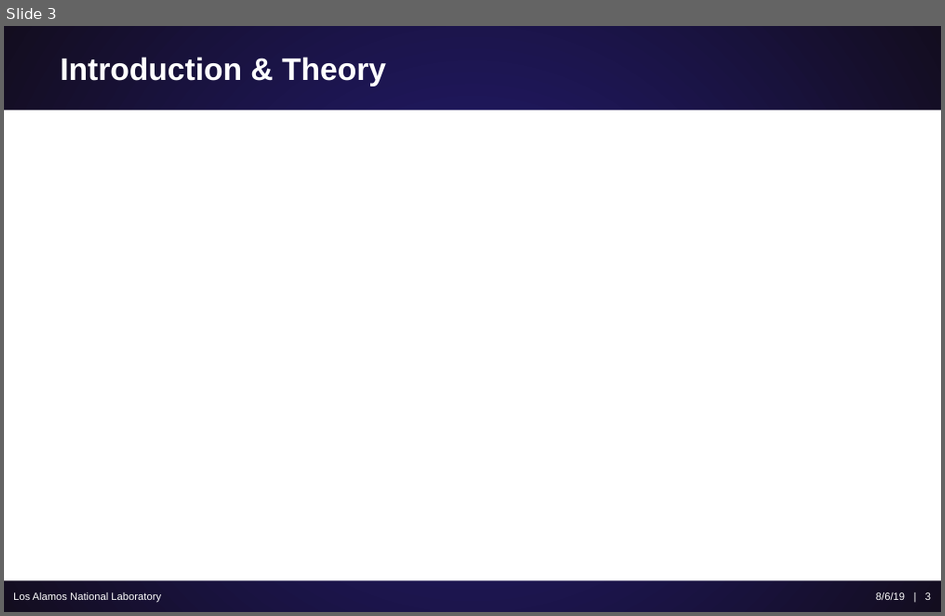
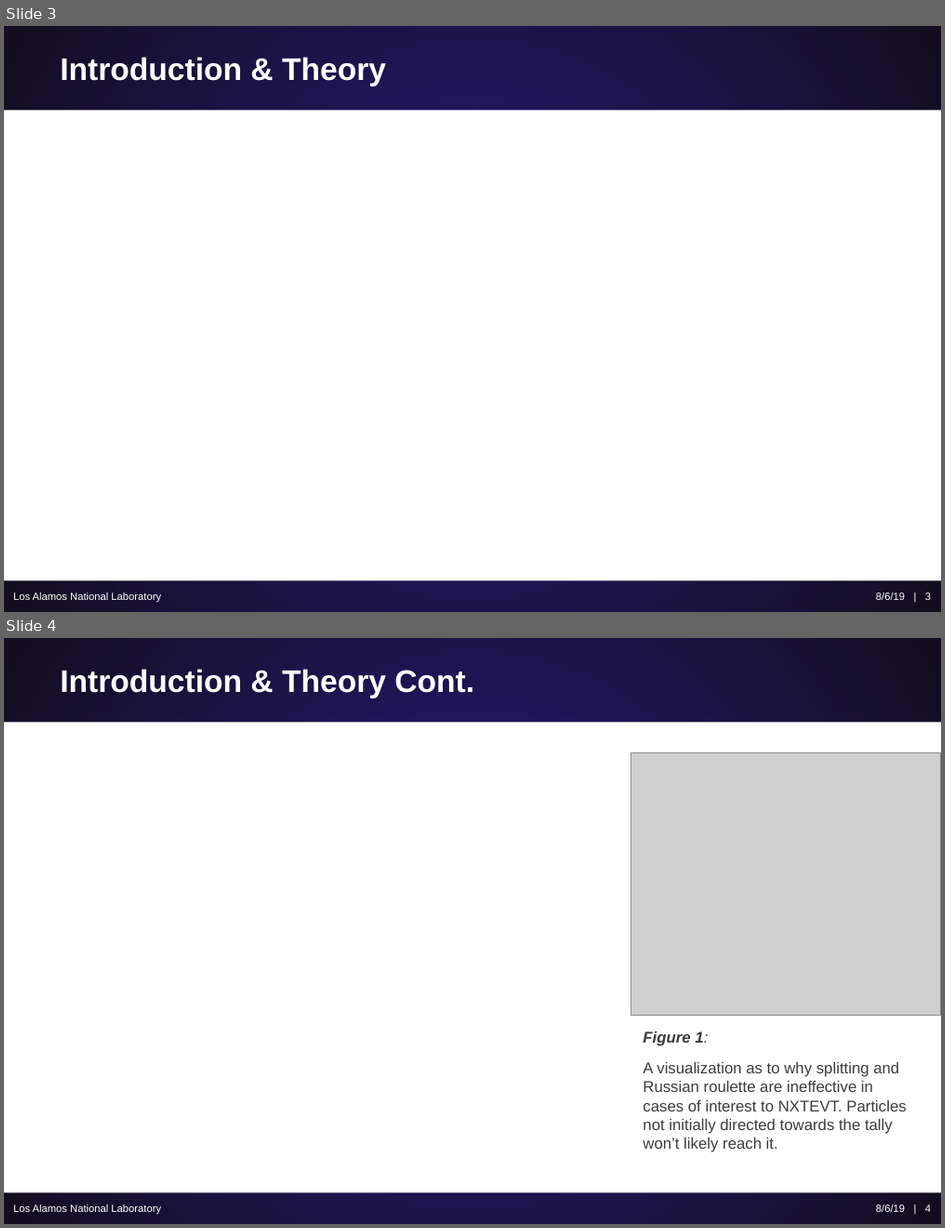
Before and after one commit to ScottCampbellBoise/XCP_Workshop_Report, a slide deck: Poster and Presentation/Campbell_Scott_Variance_Reduction.pptx. Shown one above the other, each under a label of ours: slide 3 before the commit, slides 3 and 4 after it. The pictures are 945x616 and 945x1228 pixels, drawn with LibreOffice and Linux fonts; fonts in the diff are those of the drawing; grey boxes stand for pictures. Boxes give left, top, right and bottom in pixels: in the first picture for what was removed or moved away, otherwise in the second. Text is boxed around its words. In the diff, an @@ line names an element or a change of style, - is before the commit and + after.

```diff
--- a/Poster and Presentation/Campbell_Scott_Variance_Reduction.pptx
+++ b/Poster and Presentation/Campbell_Scott_Variance_Reduction.pptx
@@ slide 4 added at (4, 638, 941, 1224), background gradient #251D7D to #130D1F; not listed: 1 template element that a slide beside it also shows @@
@@ title added at (60, 669, 475, 698), 24 pt, text #FFFFFF, bold @@
+Introduction & Theory Cont.
@@ picture added at (631, 752, 941, 1015) @@
@@ text added at (643, 1031, 906, 1152), 12 pt, text #3C3C3B @@
+Figure 1:
+A visualization as to why splitting and Russian roulette are ineffective in cases of interest to NXTEVT. Particles not initially directed towards the tally won’t likely reach it.
@@ text added at (13, 1204, 161, 1214), 8 pt, text #FFFFFF @@
+Los Alamos National Laboratory
@@ text added at (876, 1204, 931, 1212), 8 pt, text #FFFFFF @@
+8/6/19 | 4
```
Also in this commit, not shown: 4 slides changed, 1 other slide added.
